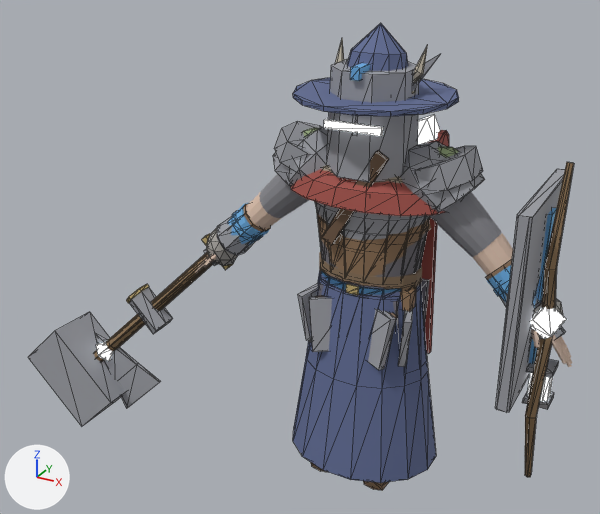
Two versions of the glTF model art/creator/humanoid_heavy/export/humanoid_heavy_feminine.glb, one commit apart.
Camera for both pictures: a 50 mm camera at (1.44, -3.29, 2.71) aimed at (-0.42, 0.08, 1.03). Lighting does not change. The marker at lower left points along +X, +Y and +Z. The picture after the commit comes second. Mesh edges are drawn as thin lines on the coarser meshes. Vertices at exactly the same position are counted once.

The scene before the commit, as lines of its bpy script (objects in view):
```python
ob_part_face_goggles = bpy.data.objects.new('part.face.goggles', me_part_face_goggles)
ob_part_face_goggles.location = (0.0, 0.0, 0.0)
ob_part_face_scarf = bpy.data.objects.new('part.face.scarf', me_part_face_scarf)
ob_part_face_scarf.location = (0.0, 0.0, 0.0)
ob_part_head_crown = bpy.data.objects.new('part.head.crown', me_part_head_crown)
ob_part_head_crown.location = (0.0, 0.0, 0.0)
ob_part_head_great_helm = bpy.data.objects.new('part.head.great_helm', me_part_head_great_helm)
ob_part_head_great_helm.location = (0.0, 0.0, 0.0)
ob_part_head_wide_hat = bpy.data.objects.new('part.head.wide_hat', me_part_head_wide_hat)
ob_part_head_wide_hat.location = (0.0, 0.0, 0.0)
ob_part_weapon_great_axe = bpy.data.objects.new('part.weapon.great_axe', me_part_weapon_great_axe)
ob_part_weapon_great_axe.location = (0.0, 0.0, 0.0)
# also in view: 'part.torso.breastplate' at (0.0, 0.0, 1.34); 'part.torso.coat' at (0.0, 0.0, 0.95); 'part.weapon.hammer' at (-1.07, -0.07, 0.79); 'part.shoulders.mantle' at (0.0, 0.0, 1.55); 'part.shoulders.slabs' at (0.0, 0.01, 1.58)
```
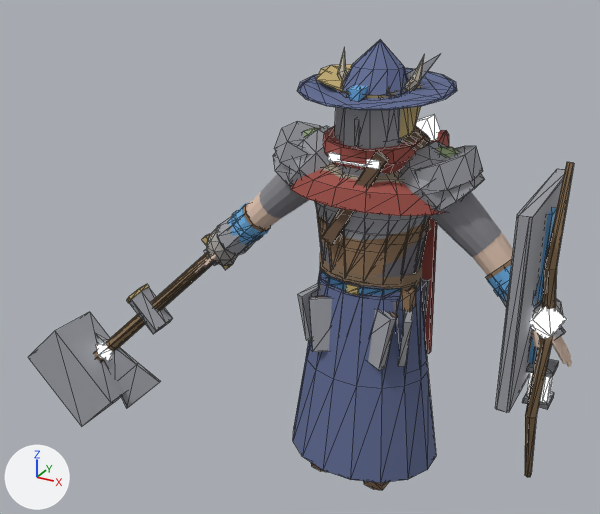
What differs and where, as boxes (x1, y1, x2, y2) in the pictures (600 x 514 px; the box of a moved part takes in the faces that stretch with it):
'part.head.great_helm', reshaped: before (324, 59, 419, 182); after (328, 85, 405, 177)
'part.head.wide_hat', reshaped (24% shorter): before (293, 23, 459, 117); after (297, 39, 457, 110)
'part.face.scarf', reshaped (not visible before): after (323, 126, 424, 174)
'part.head.crown', reshaped (not visible before): after (316, 65, 410, 94)
'part.face.goggles', reshaped (not visible before): after (400, 127, 430, 150)
part 4 of me_part_head_great_helm, moved or reshaped: before (324, 119, 384, 137); after (328, 152, 380, 169)
part 5 of me_part_head_great_helm, moved or reshaped: before (327, 59, 419, 182); after (334, 85, 405, 177)

Edits to the bpy script that builds the scene:
```text
Change me_part_face_goggles:
    used by ob_part_face_goggles; location = (0.0, 0.0, 0.0)
    remove me_part_face_goggles.from_pydata(...)  # 48 vertices, 84 faces; spans x -0.142..0.142, y -0.155..0.145, z 1.806..1.841
    add me_part_face_goggles.from_pydata(...)  # 48 vertices, 84 faces; spans x -0.204..0.248, y -0.152..0.27, z 1.668..1.79
    me_part_face_goggles part 1: the whole mesh is rebuilt
Change me_part_face_scarf:
    used by ob_part_face_scarf; location = (0.0, 0.0, 0.0)
    remove me_part_face_scarf.from_pydata(...)  # 44 vertices, 80 faces; spans x -0.172..0.172, y -0.168..0.156, z 1.455..1.744
    add me_part_face_scarf.from_pydata(...)  # 44 vertices, 80 faces; spans x -0.223..0.223, y -0.212..0.201, z 1.453..1.747
    me_part_face_scarf part 2: the loose piece of 36 vertices spanning x -0.172..0.172, y -0.168..0.156, z 1.583..1.744 is multiplied about its middle by the matrix ((1.296, 0.0, 0.0), (0.0, 1.272, 0.017), (0.0, 0.017, 1.001))
    other edits to the shape of me_part_face_scarf do not show in these pictures
Change me_part_head_crown:
    used by ob_part_head_crown; location = (0.0, 0.0, 0.0)
    remove me_part_head_crown.from_pydata(...)  # 80 vertices, 120 faces; spans x -0.174..0.174, y -0.178..0.17, z 1.878..2.023
    add me_part_head_crown.from_pydata(...)  # 80 vertices, 120 faces; spans x -0.295..0.21, y -0.173..0.227, z 1.846..1.997
    me_part_head_crown part 3: 70 of 80 vertices moved; they spanned x -0.174..0.174, y -0.178..0.17, z 1.878..2.023 and now span x -0.295..0.21, y -0.173..0.227, z 1.846..1.997; mean shift (0.009, -0.001, -0.009); largest move (-0.134, 0.088, 1.944) -> (-0.28, 0.119, 1.99)
    other edits to the shape of me_part_head_crown do not show in these pictures
Change me_part_head_great_helm:
    used by ob_part_head_great_helm; location = (0.0, 0.0, 0.0)
    remove me_part_head_great_helm.from_pydata(...)  # 32 vertices, 52 faces; spans x -0.185..0.185, y -0.232..0.179, z 1.587..2.061
    add me_part_head_great_helm.from_pydata(...)  # 32 vertices, 52 faces; spans x -0.166..0.166, y -0.224..0.167, z 1.482..1.994
    me_part_head_great_helm part 4: the loose piece of 8 vertices spanning x -0.132..0.132, y -0.232..-0.212, z 1.797..1.833 is scaled about its middle by (0.904, 0.918, 0.931), then moved by (0.0, 0.02, -0.146)
    me_part_head_great_helm part 5: 24 of 32 vertices moved; they spanned x -0.185..0.185, y -0.217..0.179, z 1.587..2.061 and now span x -0.166..0.166, y -0.224..0.167, z 1.482..1.994; mean shift (0.002, -0.002, -0.09); largest move (0.074, -0.211, 1.587) -> (0.066, -0.178, 1.482)
Change me_part_head_wide_hat:
    used by ob_part_head_wide_hat; location = (0.0, 0.0, 0.0)
    remove me_part_head_wide_hat.from_pydata(...)  # 57 vertices, 106 faces; spans x -0.35..0.35, y -0.354..0.345, z 1.901..2.208
    add me_part_head_wide_hat.from_pydata(...)  # 57 vertices, 106 faces; spans x -0.338..0.34, y -0.333..0.349, z 1.922..2.14
    me_part_head_wide_hat part 6: 57 of 57 vertices moved; they spanned x -0.35..0.35, y -0.354..0.345, z 1.901..2.208 and now span x -0.338..0.34, y -0.333..0.349, z 1.922..2.14; mean shift (0.002, 0.001, 0.007)
```
